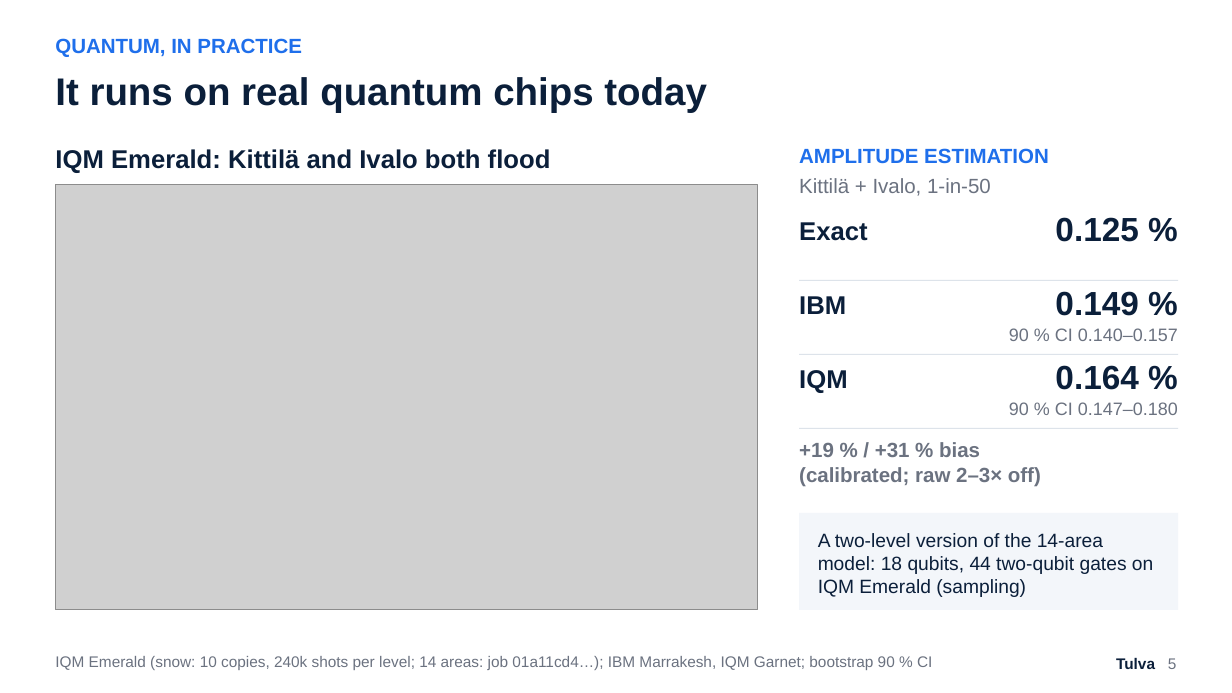
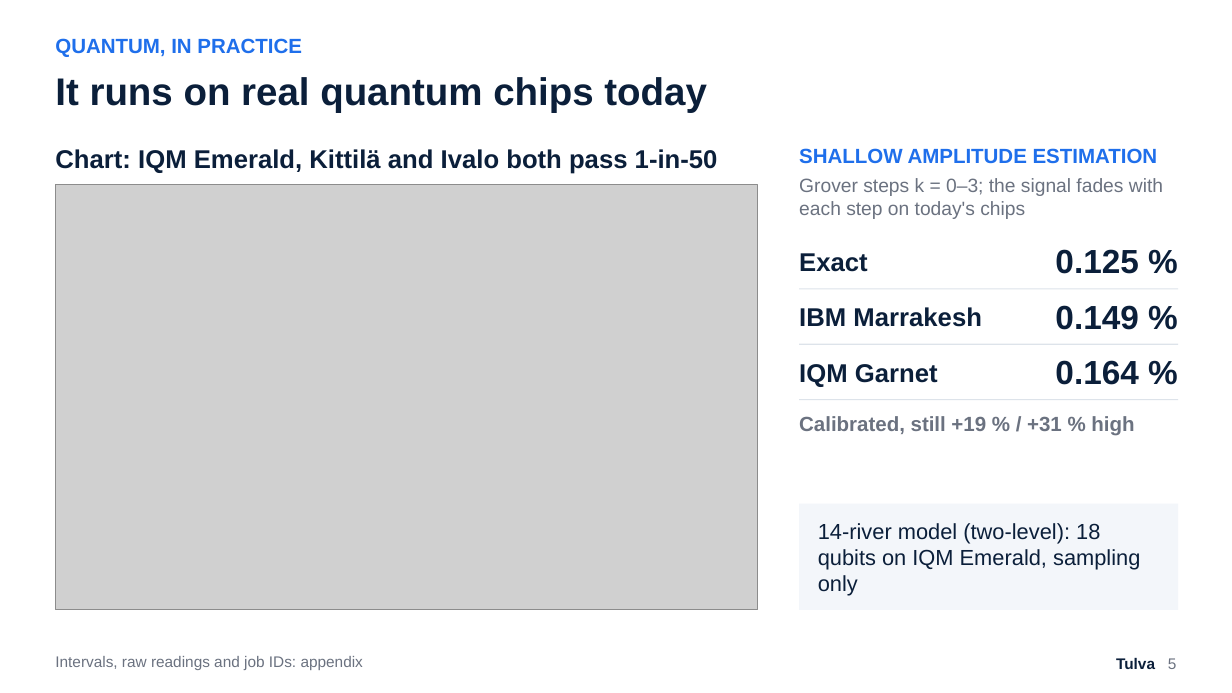
Before and after one commit to Zawaer/tulva, a slide deck: slide 5 of deck/Tulva_QxF2026.pptx. Drawn at 1232x693 pixels with LibreOffice and Linux fonts; fonts in the diff are those of the drawing; grey boxes stand for pictures. Boxes give left, top, right and bottom in pixels: in the first picture for what was removed or moved away, otherwise in the second. Text is boxed around its words. In the diff, an @@ line names an element or a change of style, - is before the commit and + after.

```diff
--- a/deck/Tulva_QxF2026.pptx
+++ b/deck/Tulva_QxF2026.pptx
@@ text at bbox=[55, 149, 718, 174]: text changed @@
-IQM Emerald: Kittilä and Ivalo both flood
+Chart: IQM Emerald, Kittilä and Ivalo both pass 1-in-50
@@ text at bbox=[799, 148, 1158, 164]: text changed @@
-AMPLITUDE ESTIMATION
+SHALLOW AMPLITUDE ESTIMATION
@@ text at bbox=[799, 178, 1163, 219]: text changed; size 16 to 15 pt @@
-Kittilä + Ivalo, 1-in-50
+Grover steps k = 0–3; the signal fades with each step on today's chips
@@ text "Exact": place and size @@
-text "Exact" at bbox=[799, 222, 868, 241]
+text "Exact" at bbox=[799, 253, 868, 272]
@@ text "0.125 %": place and size @@
-text "0.125 %" at bbox=[1055, 217, 1138, 242]
+text "0.125 %" at bbox=[1055, 249, 1138, 274]
@@ rectangle: place and size @@
-rectangle at bbox=[799, 280, 1178, 281]
+rectangle at bbox=[799, 288, 1178, 289]
@@ text "0.149 %": place and size @@
-text "0.149 %" at bbox=[1055, 291, 1138, 316]
+text "0.149 %" at bbox=[1055, 305, 1138, 330]
@@ text at bbox=[799, 307, 981, 327]: text changed @@
-IBM
+IBM Marrakesh
@@ text removed at bbox=[1009, 328, 1178, 341] @@
-90 % CI 0.140–0.157
@@ rectangle: place and size @@
-rectangle at bbox=[799, 354, 1178, 355]
+rectangle at bbox=[799, 344, 1178, 345]
@@ text "0.164 %": place and size @@
-text "0.164 %" at bbox=[1055, 365, 1138, 390]
+text "0.164 %" at bbox=[1055, 360, 1138, 385]
@@ text at bbox=[799, 364, 938, 387]: text changed @@
-IQM
+IQM Garnet
@@ rectangle: place and size @@
-rectangle at bbox=[799, 428, 1178, 429]
+rectangle at bbox=[799, 399, 1178, 400]
@@ text at bbox=[799, 416, 1134, 436]: text changed; size 14 to 16 pt; bold on @@
-90 % CI 0.147–0.180
+Calibrated, still +19 % / +31 % high
@@ text removed at bbox=[799, 442, 1041, 486] @@
-+19 % / +31 % bias
-(calibrated; raw 2–3× off)
@@ rectangle: place and size @@
-rectangle at bbox=[799, 513, 1178, 610]
+rectangle at bbox=[799, 504, 1178, 610]
@@ text at bbox=[818, 523, 1140, 596]: text changed; size 15 to 17 pt @@
-A two-level version of the 14-area model: 18 qubits, 44 two-qubit gates on IQM Emerald (sampling)
+14-river model (two-level): 18 qubits on IQM Emerald, sampling only
@@ text at bbox=[55, 656, 363, 670]: text changed @@
-IQM Emerald (snow: 10 copies, 240k shots per level; 14 areas: job 01a11cd4…); IBM Marrakesh, IQM Garnet; bootstrap 90 % CI
+Intervals, raw readings and job IDs: appendix
```
Also in this commit, not shown: 5 other slides changed, 1 slide added, 30 other files.
